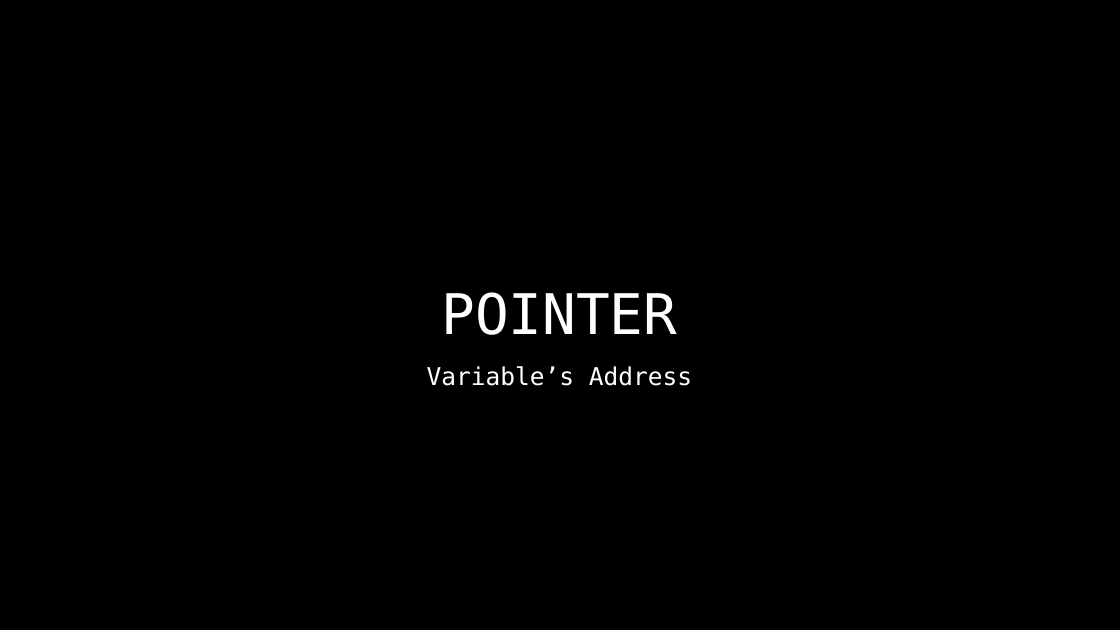
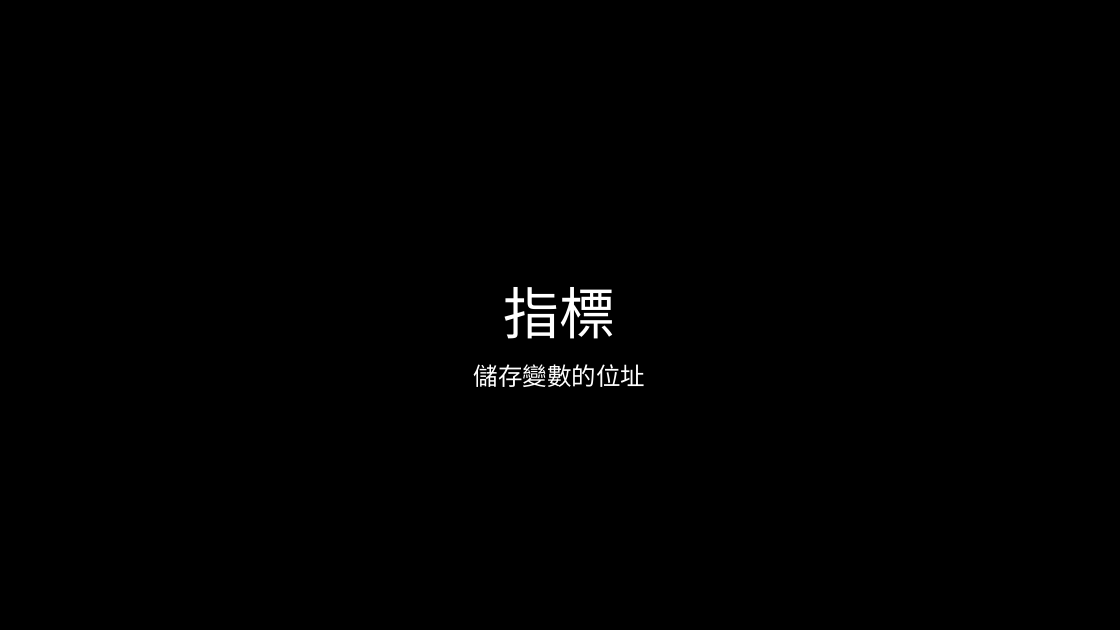
Before and after one commit to liuutin9/2023_summer_camp, a slide deck: slide 49 of 電機_C_Day_2.pptx. Drawn at 1120x630 pixels with LibreOffice and Linux fonts; fonts in the diff are those of the drawing; background and template pictures are left out. Boxes give left, top, right and bottom in pixels: in the first picture for what was removed or moved away, otherwise in the second. Text is boxed around its words. In the diff, an @@ line names an element or a change of style, - is before the commit and + after.

```diff
--- a/電機_C_Day_2.pptx
+++ b/電機_C_Day_2.pptx
@@ title at (503, 287, 615, 339): text changed; font DejaVu Sans Mono to Noto Sans CJK SC @@
-POINTER
+指標
@@ subtitle at (474, 364, 646, 387): text changed; font DejaVu Sans Mono to Noto Sans CJK SC @@
-Variable’s Address
+儲存變數的位址
```
Also in this commit, not shown: 11 other slides changed.
